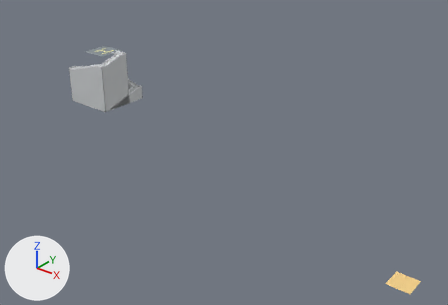
What one commit did to the glTF model public/models/mundo-aeroporto.glb.
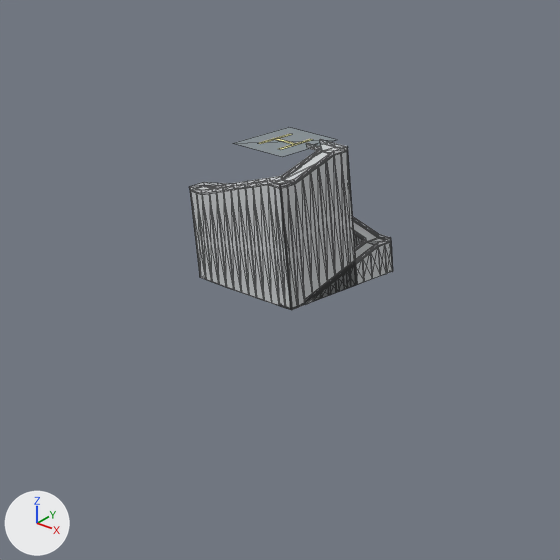
Each version is shown from a camera (50 mm lens) standing at (916.0, 1076.0, 217.0) and looking at (593.0, 1479.0, -34.0), then close up on the part from 0% to 45% of the width and 0% to 67% of the height. Every picture has the same lights, and +X, +Y and +Z are marked at lower left. The first two pictures are the older version. The close-ups show mesh edges as thin lines. Where no turn or scale is listed for an object, it has been applied to the vertices. Vertices at exactly the same position are counted once.

Objects in the first close-up: 'Estrutura da rampa', 'Guarda-corpo da rampa', 'Heliponto' and 8 more.
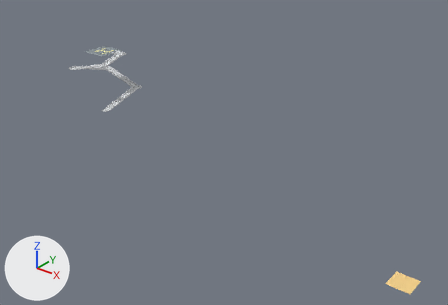
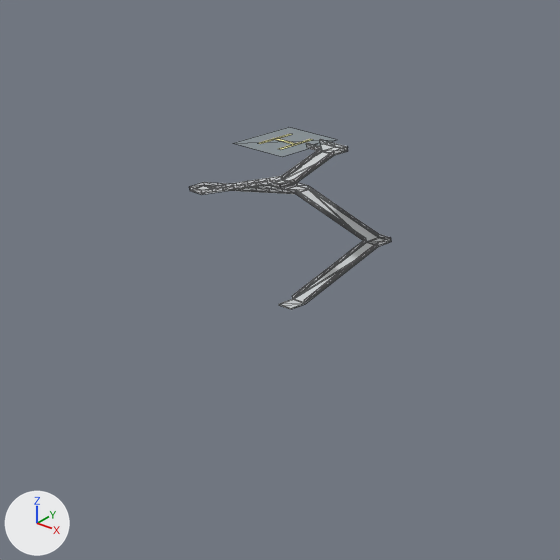
Commit message: Torre do heliponto visível de novo: rampa só com laje e muretas (sem paredão nem pilares)

Boxes [x1, y1, x2, y2] around the edits, measured in the close-ups (560 x 560 px):
'Estrutura da rampa', reshaped
    before: [190, 148, 393, 310]
    after: [190, 148, 391, 309]
part 1 of me_estrutura_da_rampa, deleted
    before: [190, 151, 393, 310]

What the commit changed:
me_estrutura_da_rampa is used by ob_estrutura_da_rampa; location (0.0, 0.0, 0.0).
me_estrutura_da_rampa had 291 vertices, 710 faces and spanned x 465.2..511.2, y 1412.2..1458.2, z 6.6..53.4.
me_estrutura_da_rampa now has 52 vertices, 120 faces and spans x 465.2..511.2, y 1412.2..1458.2, z 7.0..53.4.
Part 1, on me_estrutura_da_rampa:
239 vertices are removed from x 465.2..511.2, y 1412.2..1458.2, z 6.6..53.0.
590 faces are deleted.
